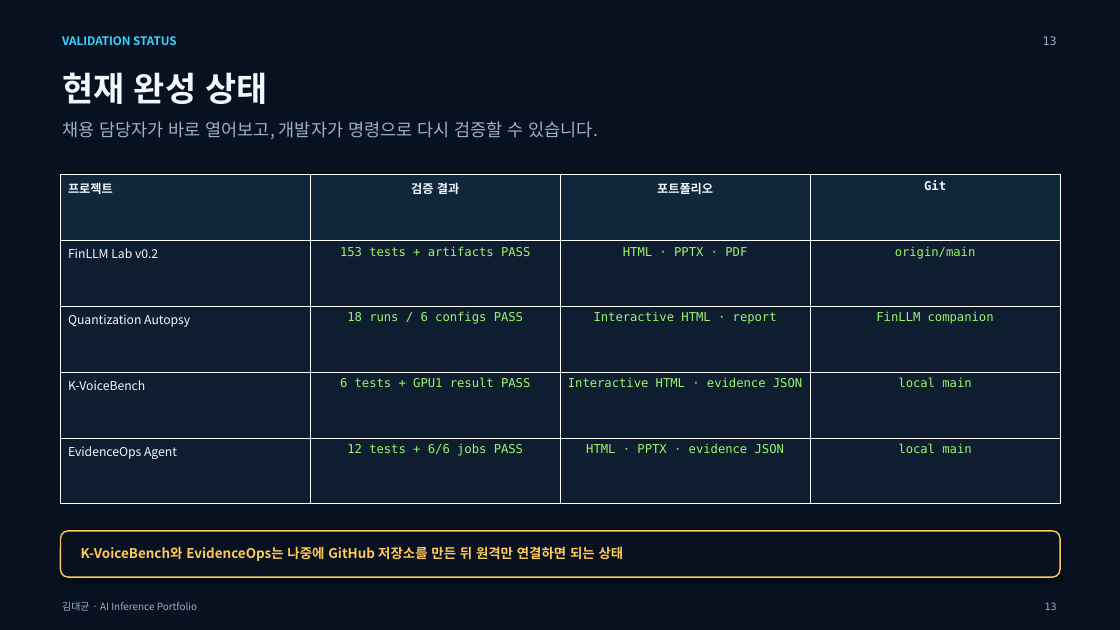
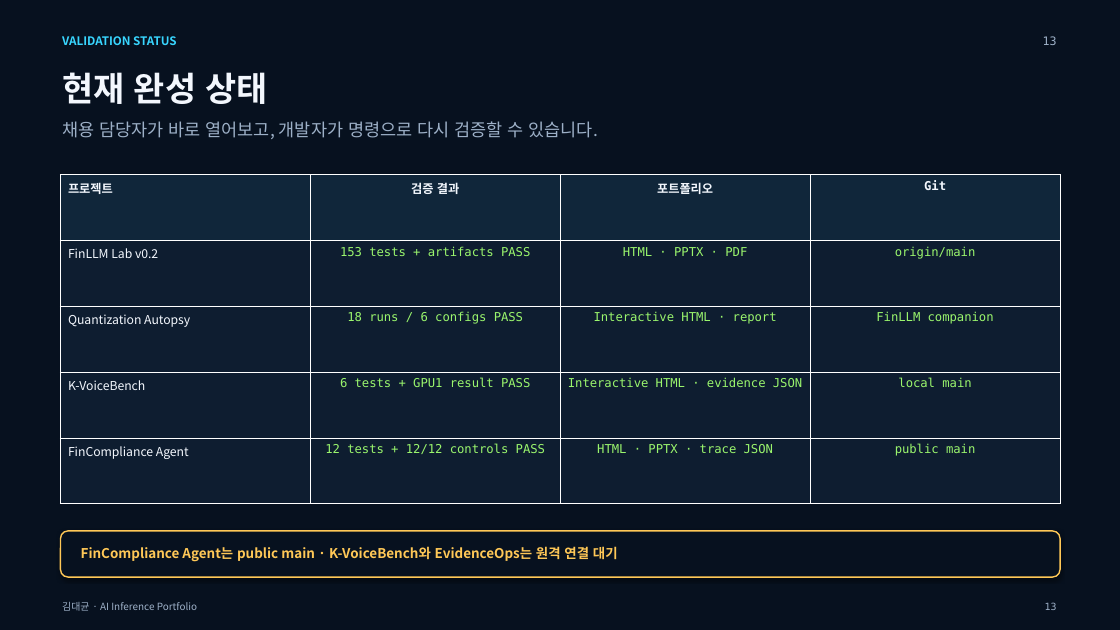
Before and after one commit to kkkimdaegyun/finllm-lab, a slide deck: slide 13 of artifacts/AI-Inference-Developer-Portfolio.pptx. Drawn at 1120x630 pixels with LibreOffice and Linux fonts; fonts in the diff are those of the drawing. Boxes give left, top, right and bottom in pixels: in the first picture for what was removed or moved away, otherwise in the second. Text is boxed around its words. In the diff, an @@ line names an element or a change of style, - is before the commit and + after.

Commit message:
docs: feature FinCompliance as the agent project

```diff
--- a/artifacts/AI-Inference-Developer-Portfolio.pptx
+++ b/artifacts/AI-Inference-Developer-Portfolio.pptx
@@ table at [60,175,1062,504] @@
-row 5: EvidenceOps Agent | 12 tests + 6/6 jobs PASS | HTML · PPTX · evidence JSON | local main
+row 5: FinCompliance Agent | 12 tests + 12/12 controls PASS | HTML · PPTX · trace JSON | public main
@@ text at [81,546,618,562]: text changed @@
-K-VoiceBench와 EvidenceOps는 나중에 GitHub 저장소를 만든 뒤 원격만 연결하면 되는 상태
+FinCompliance Agent는 public main · K-VoiceBench와 EvidenceOps는 원격 연결 대기
```
Also in this commit, not shown: 7 other slides changed, 4 other files.
